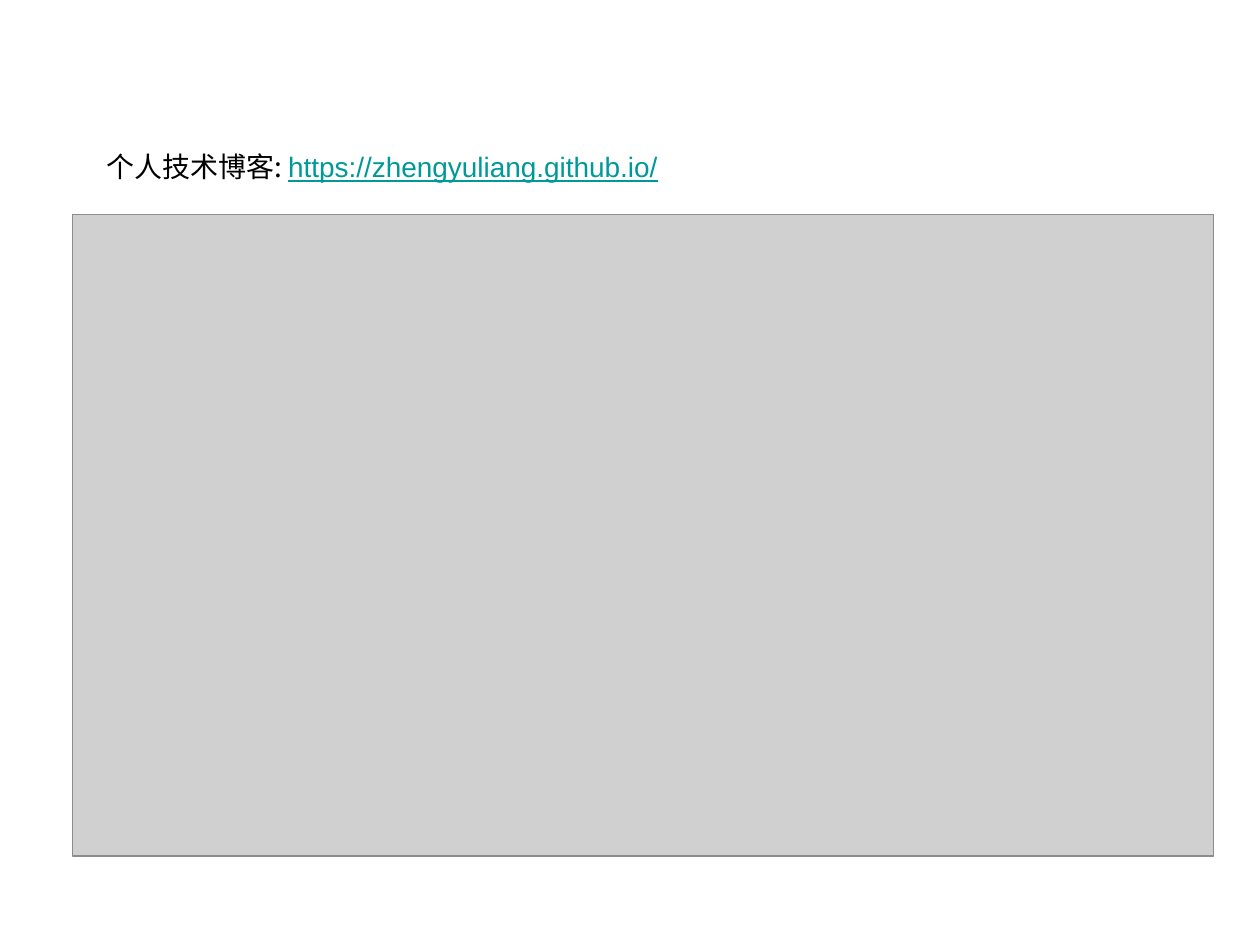
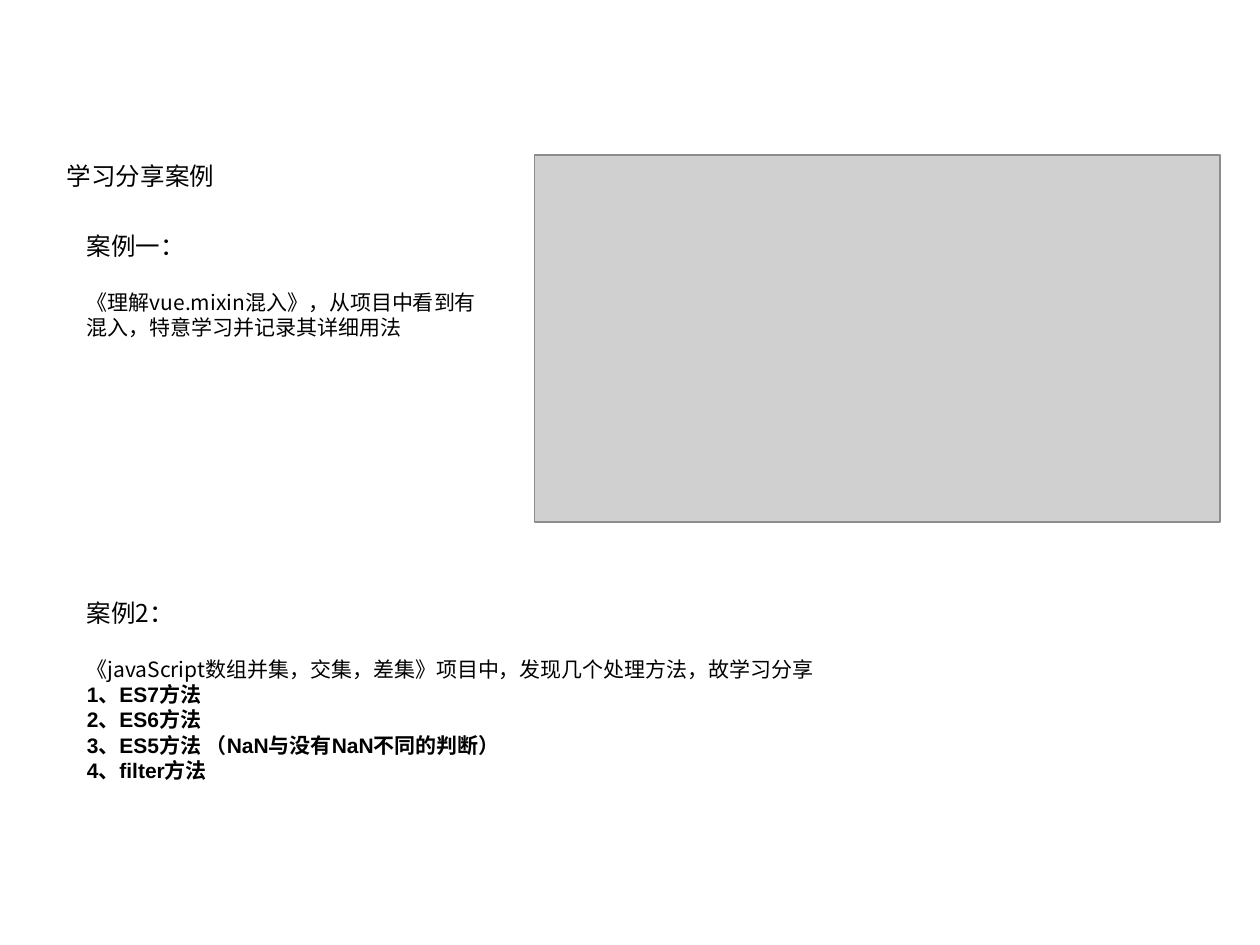
Before and after one commit to zhengyuliang/Blog-Back-Up, a slide deck: slide 28 of ppt/转正答辩汇报_郑宇亮.pptx (slide 27 before the commit). Drawn at 1260x945 pixels with LibreOffice and Linux fonts; fonts in the diff are those of the drawing; grey boxes stand for pictures; background and template pictures are left out. Boxes give left, top, right and bottom in pixels: in the first picture for what was removed or moved away, otherwise in the second. Text is boxed around its words. In the diff, an @@ line names an element or a change of style, - is before the commit and + after.

```diff
--- a/ppt/转正答辩汇报_郑宇亮.pptx
+++ b/ppt/转正答辩汇报_郑宇亮.pptx
@@ text added at (67, 164, 214, 187), 14 pt, text #000000 @@
+学习分享案例
@@ text removed at (107, 153, 657, 183) @@
-个人技术博客: https://zhengyuliang.github.io/
@@ picture added at (534, 155, 1220, 522) @@
@@ picture removed at (73, 214, 1213, 856) @@
@@ text added at (87, 234, 476, 337), 12 pt, text #000000 @@
+案例一：
+《理解vue.mixin混入》，从项目中看到有混入，特意学习并记录其详细用法
@@ text added at (87, 601, 814, 780), 12 pt, text #000000, bold @@
+案例2：
+《javaScript数组并集，交集，差集》项目中，发现几个处理方法，故学习分享
+1、ES7方法
+2、ES6方法
+3、ES5方法 （NaN与没有NaN不同的判断）
+4、filter方法
```
Also in this commit, not shown: 4 other slides changed, 1 slide added.
